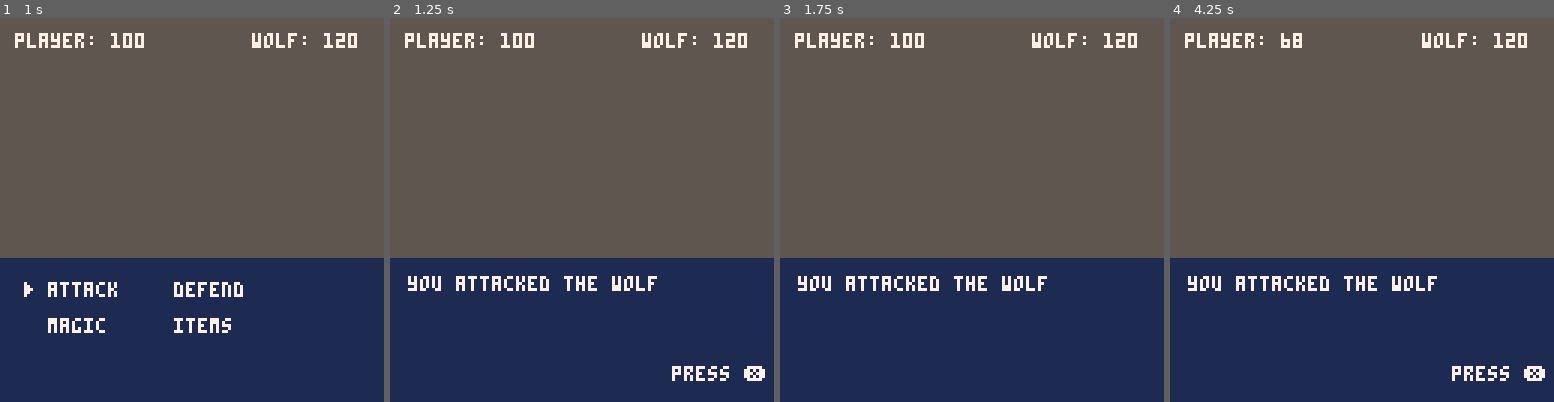
Above: before the commit, frames 1-4 (left to right).
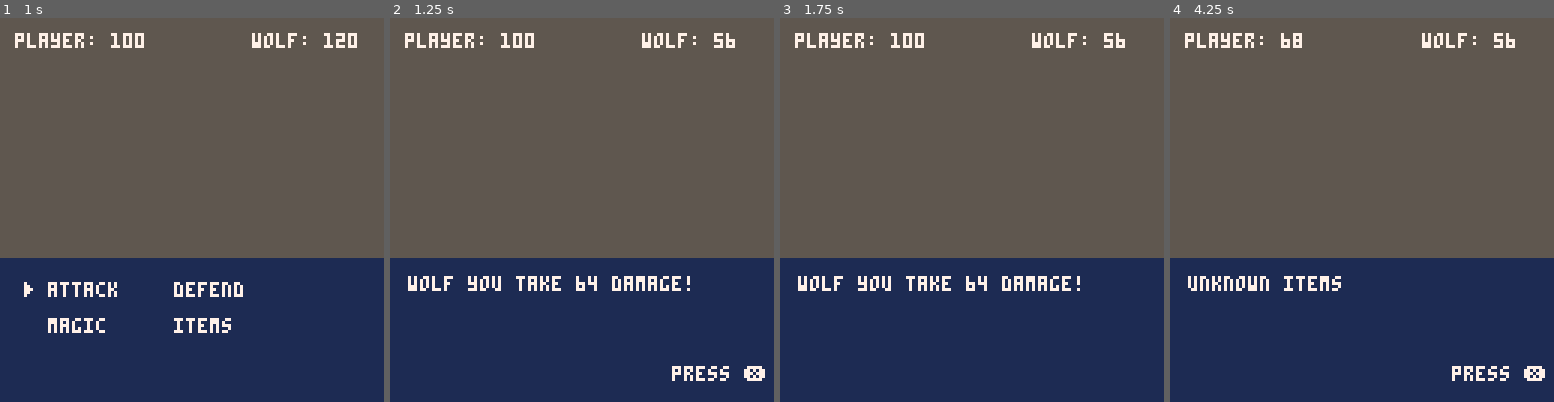
Above: after the commit, the same moments.

Repository: pixegami/wolfhunter
Game: PICO-8 cartridge moonshot.p8
The game is run twice, just before and just after one commit, with the same random seed, the same clock (stepped at 60 frames per second) and the same inputs.
Inputs:
- Up to frame 1 (1 s): tap X (X key) at 0.33 s
- Up to frame 2 (1.25 s): tap X (X key) at 1.07 s
- Up to frame 3 (1.75 s): hold Right from 1.6 s (still down)
- Up to frame 4 (4.25 s): tap X (X key) at 1.85, 2.97, 4.08 s; release Right at 2.1 s; hold Up 2.15-2.42 s; hold Right 2.47-3.03 s; hold Left 3.08-3.58 s; hold Down 3.63-3.97 s; hold Right from 4.02 s (still down)

Frame 1 is identical in both runs. In frame 2, 1.0% of the frame differs, in the area x 4-93%, y 3-72%; in frame 3, 1.0%; in frame 4, 1.1%.

Commit message:
Player is now able to act as well.

Diff:
--- a/moonshot.p8
+++ b/moonshot.p8
@@ -42,15 +42,6 @@
     state:switch_turn()
   end
   return event
-end
-
-function generate_event(event_id, unit, target)
-  if event_id == "menu" then return new_event("menu") end
-  if event_id == "slash" then return new_damage_event(target, 32) end
-  if event_id == "howl" then return new_damage_event(target, 5) end
-
-  -- unknown event id
-  return new_event("story", "unknown "..event_id)
 end
 
 -- game state
@@ -200,6 +191,12 @@
     -- translate x and y back into selected index.
     this.selected_index = this.n_columns * pos_y + pos_x + 1
 
+    -- execute the selected event
+    if btnp(5) then
+      local selected_event_id = this.items[this.selected_index]
+      local selected_event = generate_event(selected_event_id, state.player, state.enemy)
+      sequence:insert(selected_event)
+    end
   end
 
   -- render the current menu
@@ -223,6 +219,22 @@
 
   return menu
 end
+
+-->8
+--event generators
+
+function generate_event(event_id, unit, target)
+  if event_id == "menu" then return new_event("menu") end
+  if event_id == "slash" then return new_damage_event(target, 32) end
+  if event_id == "howl" then return new_damage_event(target, 5) end
+  if event_id == "attack" then return new_damage_event(target, 64) end
+
+  -- unknown event id
+  return new_event("story", "unknown "..event_id)
+end
+
+-->8
+--rendering
 
 function draw_menu(menu)
 end
@@ -274,15 +286,11 @@
     event.executable = false
   end
 
+  -- update the menu if we are showing one.
   if event.type == "menu" then combat_menu:update() end
 
-  -- check for end-turn.
-  if btnp(5) then
-    if event.type == "menu" then
-      sequence:insert(new_event("story", "you attacked the wolf"))
-    end
-    sequence:next()
-  end
+  -- each time we press x, the sequence progresses.
+  if btnp(5) then sequence:next() end
 end
 
 function _draw()
